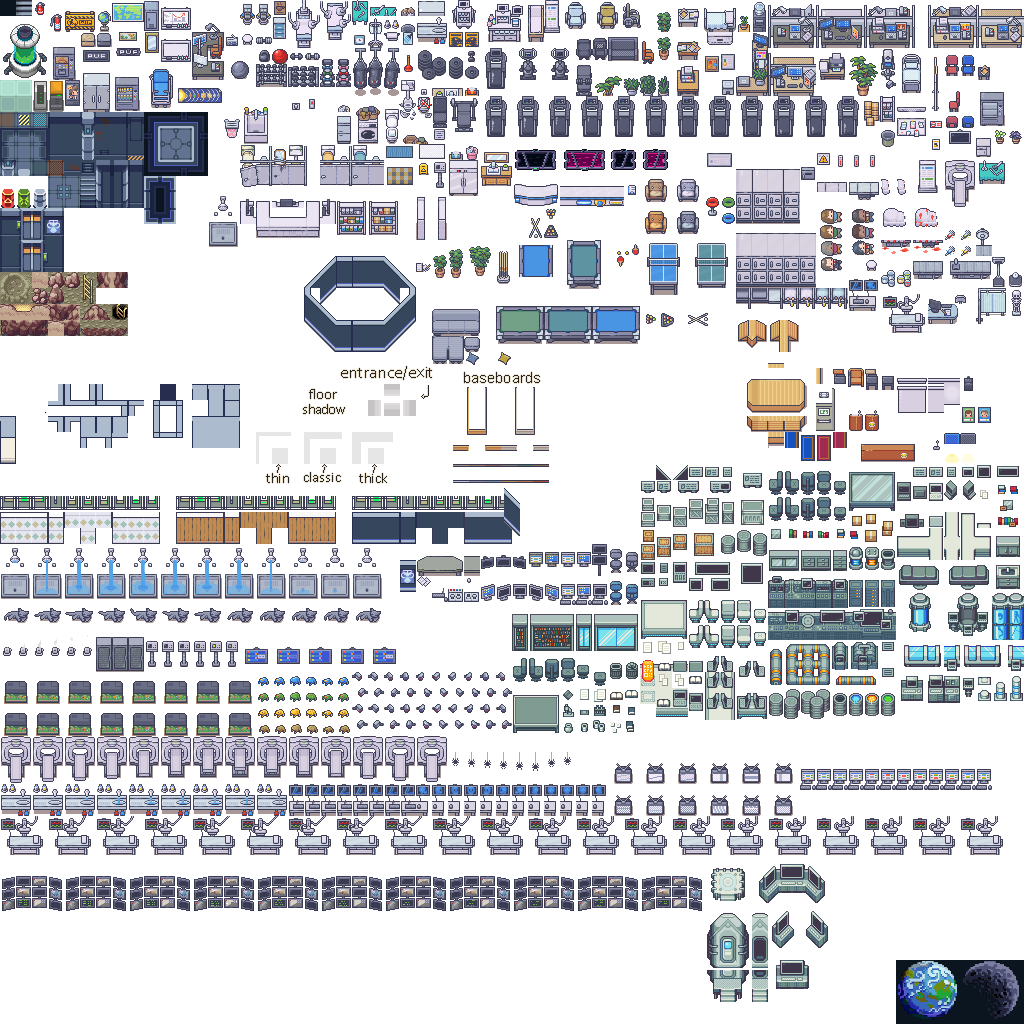
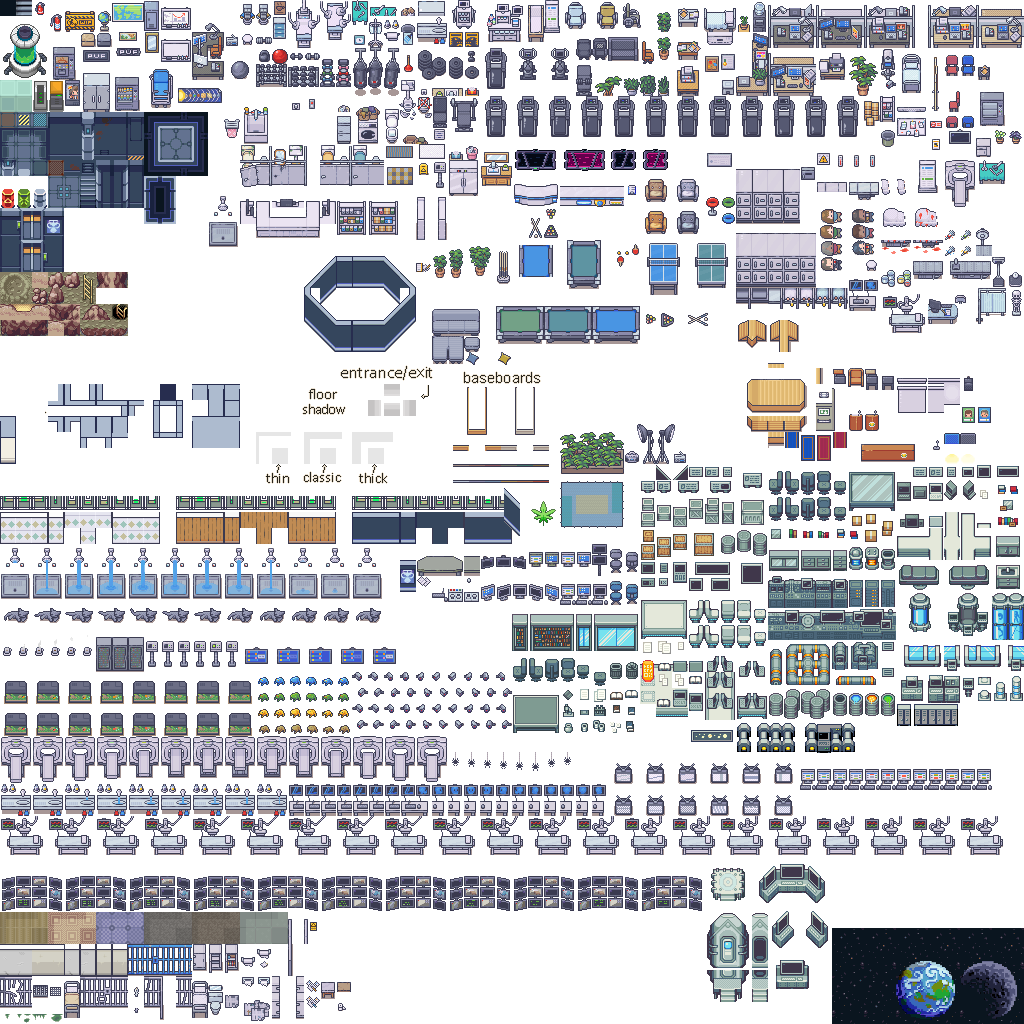
The second (1024, 1024) image is a revision of the first. Changes to its layers:
added layer "Calque 365" above "Calque 364" over left=240, top=912, right=288, bottom=944
added layer "Calque 364" above "Calque 363" over left=192, top=912, right=240, bottom=944
added layer "Calque 363" above "Calque 362" over left=144, top=912, right=192, bottom=944
added layer "Calque 362" above "Calque 361" over left=288, top=919, right=317, bottom=976
added layer "Calque 359" above "Calque 358" over left=306, top=980, right=351, bottom=1008
added layer "Calque 358" above "Calque 357" over left=241, top=949, right=271, bottom=968
added layer "Calque 357" above "Calque 356" over left=193, top=944, right=239, bottom=973
added layer "Calque 349" above "Calque 350" over left=144, top=976, right=192, bottom=1020
added layer "Calque 350" above "Calque 345" over left=192, top=981, right=208, bottom=1018
added layer "Calque 345" above "Calque 346" over left=0, top=976, right=80, bottom=1018
added layer "Calque 346" above "Calque 344" over left=80, top=976, right=139, bottom=1008
added layer "Calque 344" above "Calque 343" over left=0, top=944, right=192, bottom=976
added layer "Calque 339" above "Calque 340" over left=560, top=432, right=624, bottom=474
added layer "Calque 340" above "Calque 338" over left=637, top=424, right=675, bottom=464
added layer "Calque 338" above "Calque 337" over left=531, top=501, right=556, bottom=526
added layer "Calque 337" above "Calque 335" over left=691, top=704, right=958, bottom=753
added layer "Calque 335" above "Calque 334" over left=832, top=928, right=1024, bottom=1024
added layer "Calque 334" above "Calque 333" over left=96, top=912, right=144, bottom=944
added layer "Calque 333" above "Calque 332" over left=48, top=912, right=96, bottom=944
added layer "Calque 332" above "Calque 331" over left=0, top=912, right=48, bottom=944
added layer "Calque 331" above "Calque 330" over left=560, top=481, right=624, bottom=528
…and 11 more changes (11 added)
